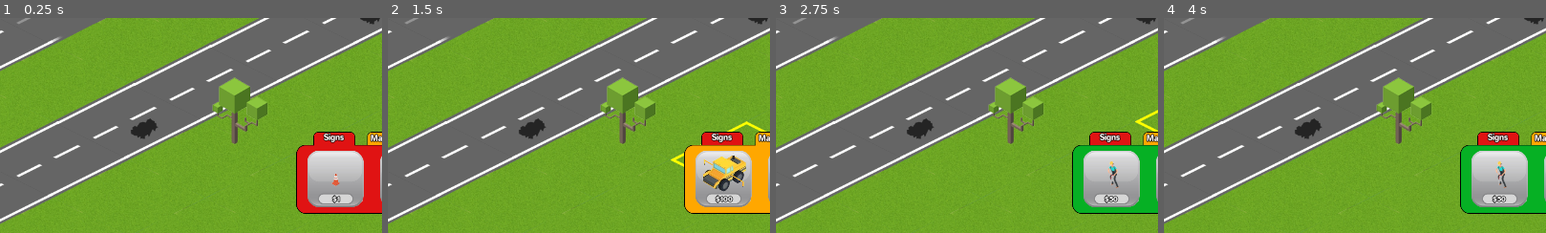
Above: before the commit, frames 1-4 (left to right).
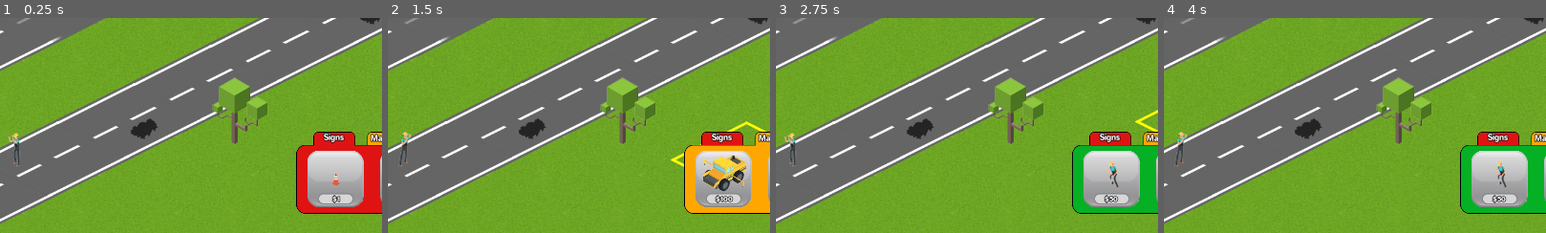
Above: after the commit, the same moments.

Repository: Machalord/Global-Game-Jam-2020
Game: Godot game, scene res://game.tscn
The game is run twice, just before and just after one commit, with the same random seed, the same clock (stepped at 60 frames per second) and the same inputs. The project has no main scene, so this scene is started directly.
Inputs:
- Up to frame 1 (0.25 s): no input
- Up to frame 2 (1.5 s): click "Signs" at 0.5 s; click "Machines" at 1.25 s
- Up to frame 3 (2.75 s): click "Workers" at 2 s
- Up to frame 4 (4 s): click "$50" at 2.75 s; click "$50" at 3.5 s
The pictures show only the part of the screen within x 32-82%, y 50-100%; the shares and areas given below are measured in that part.

The runs differ from the first frame. In frame 1, 0.2% of the frame differs, in the area x 2-6%, y 53-69%; in frame 2, 0.2%, in the area x 2-6%, y 52-69%; in frame 3, 0.2%; in frame 4, 0.2%.

Commit message:
bailarin

Diff:
--- a/auto.gd
+++ b/auto.gd
@@ -8,6 +8,7 @@
 var pago = 0
 var dolar=preload("res://dolar.tscn")
 var pagado = false
+var subirAmor = false
 # Called when the node enters the scene tree for the first time.
 func _ready():
 
@@ -23,6 +24,8 @@
 
 # Called every frame. 'delta' is the elapsed time since the previous frame.
 func _process(delta):
+	if subirAmor:
+		amor=15
 	if andar:
 		$Timer.stop()
 		if direction:
@@ -71,13 +74,15 @@
 			pagado=true
 			instance_dolar()
 	if area.is_in_group("baila"):
-		amor=15
+		subirAmor=true
 	pass # Replace with function body.
 
 
 func _on_Area2D_area_exited(area):
 	if area.is_in_group("cono") or area.is_in_group("atrasauto") or area.is_in_group("peaje"):
 		andar=true
+	if area.is_in_group("baila"):
+		subirAmor=false
 	pass # Replace with function body.
 
 
--- a/game.tscn
+++ b/game.tscn
@@ -11,6 +11,7 @@
 [ext_resource path="res://peaje.tscn" type="PackedScene" id=9]
 [ext_resource path="res://escenas/Hud.tscn" type="PackedScene" id=10]
 [ext_resource path="res://peaje2.png" type="Texture" id=11]
+[ext_resource path="res://obrero baila.tscn" type="PackedScene" id=12]
 
 [sub_resource type="RectangleShape2D" id=1]
 extents = Vector2( 49.6951, 359.251 )
@@ -350,6 +351,9 @@
 
 [node name="CollisionShape2D" type="CollisionShape2D" parent="Area2D2"]
 shape = SubResource( 10 )
+
+[node name="obrero baila" parent="." instance=ExtResource( 12 )]
+position = Vector2( 297.076, 625.326 )
 [connection signal="area_entered" from="CameraControl/AreaIzq" to="CameraControl" method="_on_AreaIzq_area_entered"]
 [connection signal="area_exited" from="CameraControl/AreaIzq" to="CameraControl" method="_on_AreaIzq_area_exited"]
 [connection signal="mouse_entered" from="CameraControl/AreaIzq" to="CameraControl" method="_on_AreaIzq_mouse_entered"]
--- /dev/null
+++ b/obrero baila.gd
@@ -0,0 +1,16 @@
+extends Sprite
+
+var mapaPos
+func SetPosicion(pos):
+	mapaPos = pos
+
+func GetMapaPos():
+	return mapaPos
+
+var duration = 100
+
+func _process(delta):
+	duration -= delta
+	if duration < 0:
+
+		get_parent().queue_free()
--- a/obrero baila.tscn
+++ b/obrero baila.tscn
@@ -1,6 +1,6 @@
 [gd_scene load_steps=7 format=2]
 
-[ext_resource path="res://obrero martillo.gd" type="Script" id=1]
+[ext_resource path="res://obrero baila.gd" type="Script" id=1]
 [ext_resource path="res://obrero baila.png" type="Texture" id=2]
 [ext_resource path="res://vacio.png" type="Texture" id=3]
 
@@ -24,7 +24,7 @@
 [sub_resource type="CircleShape2D" id=2]
 
 [sub_resource type="RectangleShape2D" id=3]
-extents = Vector2( 253.34, 10 )
+extents = Vector2( 318.48, 45.3433 )
 
 [node name="obrero baila" type="Sprite"]
 position = Vector2( 894.701, 128.378 )
@@ -54,7 +54,8 @@
 [node name="Area2D" type="Area2D" parent="." groups=[
 "baila",
 ]]
+rotation = -0.471239
 
 [node name="CollisionShape2D" type="CollisionShape2D" parent="Area2D"]
-position = Vector2( -229.792, 9.72911 )
+position = Vector2( 22.3769, 22.9181 )
 shape = SubResource( 3 )
Not shown: 1 places in game.tscn that only renumber resources
